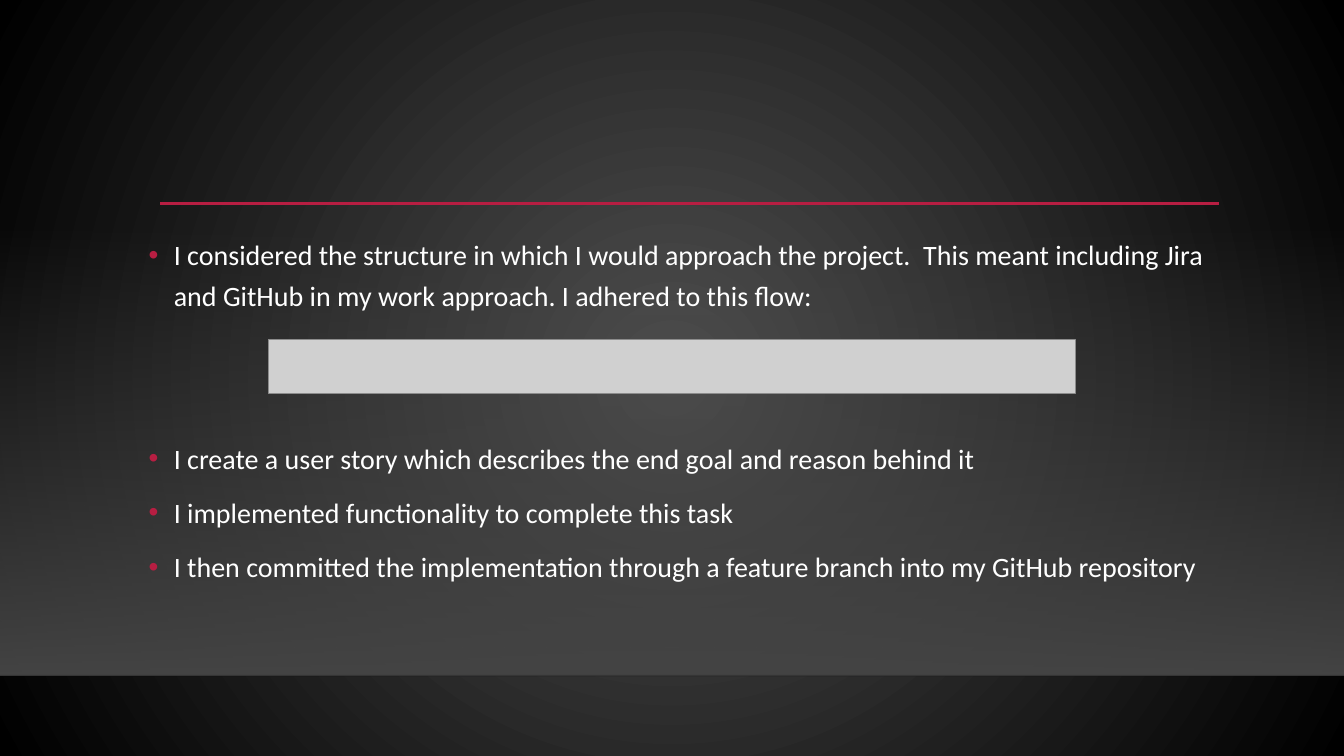
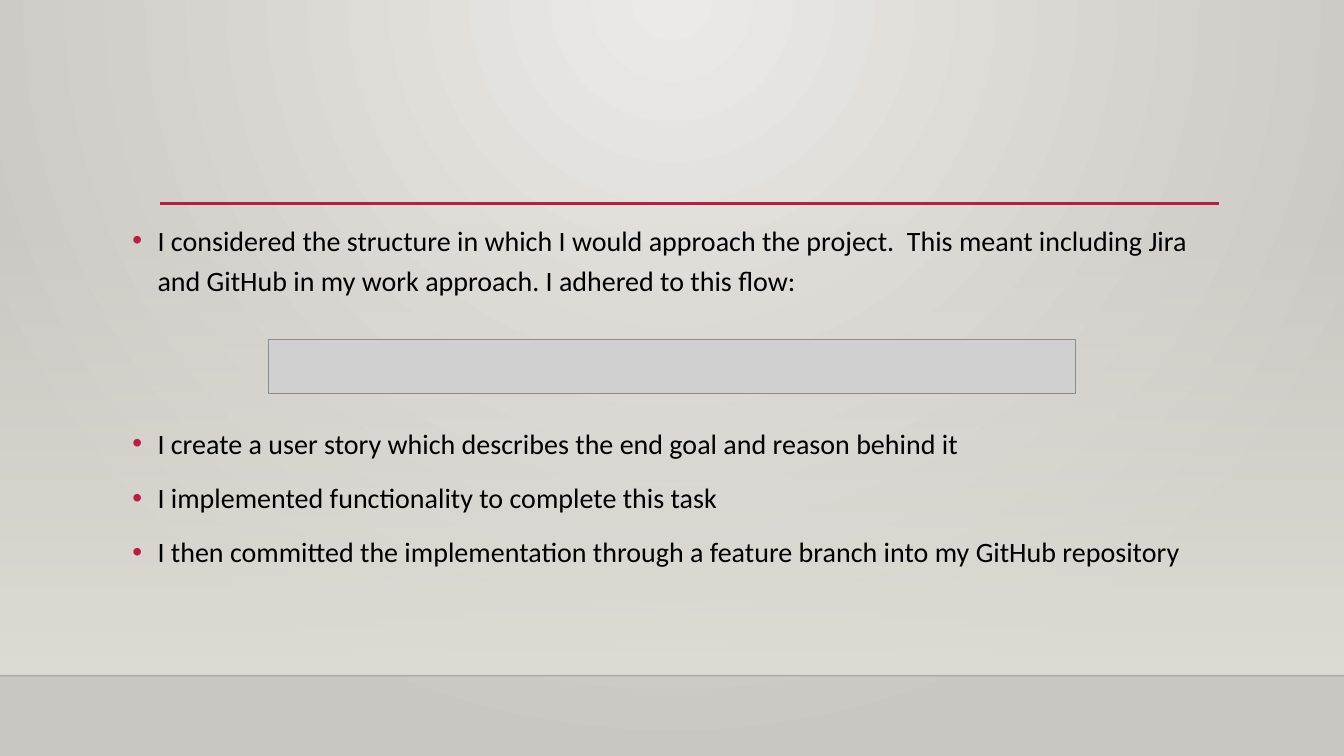
Before and after one commit to CharlesHerriott/IMS-Starter, a slide deck: slide 3 of Project-Documentation/IMS Starter presentation.pptx. Drawn at 1344x756 pixels with LibreOffice and Linux fonts; fonts in the diff are those of the drawing; grey boxes stand for pictures; background and template pictures are left out. Boxes give left, top, right and bottom in pixels: in the first picture for what was removed or moved away, otherwise in the second. Text is boxed around its words. In the diff, an @@ line names an element or a change of style, - is before the commit and + after.

```diff
--- a/Project-Documentation/IMS Starter presentation.pptx
+++ b/Project-Documentation/IMS Starter presentation.pptx
@@ background gradient #505050 to #000000 to gradient #ECEAE7 to #CAC7C1 @@
@@ rectangle at [0,223,1344,676]: fill gradient #454545 to gradient #DFDBD5 @@
@@ text "I considered the structure in ...": place and size @@
-text "I considered the structure in ..." at [174,245,1203,582]
+text "I considered the structure in ..." at [158,231,1187,567]
@@ text "I considered the structure in ..." at [158,231,1187,567]: text colour #FFFFFF to #000000 @@
```
Also in this commit, not shown: 2 other slides changed, 17 slides added, 22 slides removed, 15 other files.
